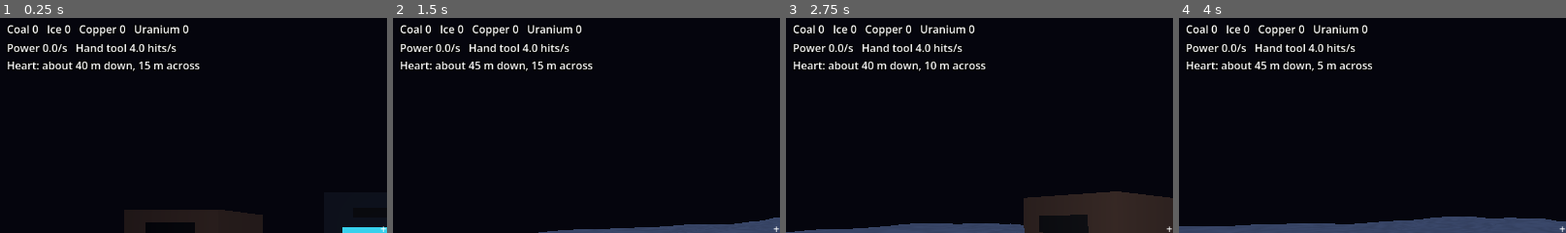
Above: before the commit, frames 1-4 (left to right).
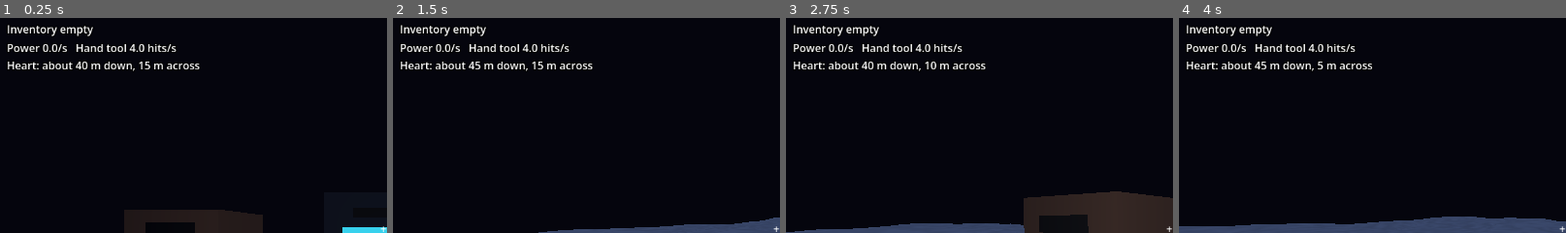
Above: after the commit, the same moments.

Repository: SneakKestrel16/Mininginc
Game: Godot game, scene res://src/main.tscn
Same seed, same stepped clock (60 frames per second), same inputs: the game is played once before the commit and once after it.
Inputs (mouse positions are % of the whole screen's width and height, from its top left):
- Up to frame 1 (0.25 s): no input
- Up to frame 2 (1.5 s): tap Enter at 0.5 s; move the mouse to (72, 44) at 0.52 s; hold D 0.53-1.28 s; tap E at 0.6 s; click (72, 44) at 0.67 s; tap Space at 0.77 s; move the mouse to (45, 50) at 1.27 s; hold W from 1.28 s (still down); tap Q at 1.35 s
- Up to frame 3 (2.75 s): keep holding W; tap Space at 1.52 s; move the mouse to (52, 48) at 2.02 s; tap F at 2.1 s
- Up to frame 4 (4 s): keep holding W; move the mouse to (49, 51) at 2.77 s; tap Ctrl at 2.85 s; click (49, 51) at 2.92 s; tap Space at 3.02, 3.77 s; move the mouse to (57, 51) at 3.52 s; tap L at 3.6 s
The pictures show only the part of the screen within x 1-50%, y 0-50%; the shares and areas given below are measured in that part.

The runs differ from the first frame. In frame 1, 1.1% of the frame differs, in the area x 2-49%, y 3-9%; in frame 2, 1.1%; in frame 3, 1.1%; in frame 4, 1.1%.

Commit message:
feat: story 031 iron, quartz and gold ores (heartwake/story-031)
Iron 0-80 m (7%), quartz 40-140 m (6%), gold from 100 m (2.5%, rarer
than uranium), each with its own colour; Sight shows them as it does any
ore. The HUD lists only what the player holds. Ore noise frequency 0.12 ->
0.1: with three more bands the deposits had shrunk below the lumpiness
check (49.7% of ore with the same ore beside it).

Diff:
--- a/data/ores.json
+++ b/data/ores.json
@@ -11,6 +11,9 @@
 		{ "id": "coal", "min_depth": 100, "max_depth": 1000000, "chance": 0.15 },
 		{ "id": "uranium", "min_depth": 100, "max_depth": 1000000, "chance": 0.06 },
 		{ "id": "ice", "min_depth": 100, "max_depth": 1000000, "chance": 0.075 },
-		{ "id": "copper", "min_depth": 100, "max_depth": 1000000, "chance": 0.05 }
+		{ "id": "copper", "min_depth": 100, "max_depth": 1000000, "chance": 0.05 },
+		{ "id": "iron", "min_depth": 0, "max_depth": 80, "chance": 0.07 },
+		{ "id": "quartz", "min_depth": 40, "max_depth": 140, "chance": 0.06 },
+		{ "id": "gold", "min_depth": 100, "max_depth": 1000000, "chance": 0.025 }
 	]
 }
--- a/data/world.json
+++ b/data/world.json
@@ -16,7 +16,7 @@
 	"heart_cavern_radius": 7.0,
 	"drill_build_copper": 3,
 	"surface_bumps": 1.5,
-	"ore_noise_frequency": 0.12,
+	"ore_noise_frequency": 0.1,
 	"bite_radius": 1.2,
 	"bite_cost": 2.0,
 	"base_min": [56, -4, 55],
--- a/src/ui/hud.gd
+++ b/src/ui/hud.gd
@@ -46,8 +46,9 @@
 	var ores := economy.mine.ores
 	var counts := PackedStringArray()
 	for id in ores:
-		counts.append("%s %d" % [id.capitalize(), ores[id]])
-	_inventory.text = "   ".join(counts)
+		if ores[id] > 0:
+			counts.append("%s %d" % [id.capitalize(), ores[id]])
+	_inventory.text = "   ".join(counts) if not counts.is_empty() else "Inventory empty"
 	_power.text = "Power %.1f/s   Hand tool %.1f hits/s" % [economy.power_per_second, player.hand_rate()]
 	if economy.resonance > 0:
 		_power.text += "   Resonance %d (+%d%% power)" % [economy.resonance,
--- a/src/world/blocks.gd
+++ b/src/world/blocks.gd
@@ -9,7 +9,8 @@
 const ROCK := 3
 
 ## Index is the block id. Ores follow the fixed types, in this order.
-const NAMES: Array[String] = ["air", "bedrock", "crust", "rock", "coal", "ice", "copper", "uranium"]
+const NAMES: Array[String] = ["air", "bedrock", "crust", "rock", "coal", "ice", "copper", "uranium", "iron", "quartz",
+		"gold"]
 
 const COLORS: Array[Color] = [
 	Color(0, 0, 0, 0),
@@ -20,6 +21,9 @@
 	Color(0.55, 0.85, 1.0),
 	Color(0.85, 0.45, 0.2),
 	Color(0.35, 0.95, 0.35),
+	Color(0.55, 0.25, 0.18),
+	Color(0.95, 0.88, 0.98),
+	Color(1.0, 0.8, 0.15),
 ]
 
 
--- a/tests/unit/heartwake/voxel_world_check.gd
+++ b/tests/unit/heartwake/voxel_world_check.gd
@@ -46,6 +46,9 @@
 			"coal near the top, no ice or copper there")
 	failures += _check(counts.has("ice@mid") and counts.has("copper@mid") and not counts.has("uranium@mid"), "ice and copper below 50 m")
 	failures += _check(counts.has("uranium@deep") and not counts.has("uranium@shallow"), "uranium from 100 m")
+	failures += _check(counts.has("iron@shallow") and counts.has("quartz@mid") and counts.has("gold@deep")
+			and not counts.has("gold@mid") and counts.get("gold@deep", 0) < counts.get("uranium@deep", 0),
+			"iron near the top, quartz in the middle, gold deep and rarer than uranium")
 	var coal_share: float = counts.get("coal@shallow", 0) / float(counts.get("coal@shallow", 0) + counts.get("rock@shallow", 0))
 	failures += _check(coal_share > 0.04 and coal_share < 0.13, "coal is about 8%% of shallow rock (%.3f)" % coal_share)
 	failures += _check(lumpy > total / 2, "ore comes in deposits: most ore has the same ore beside it (%d of %d)" % [lumpy, total])
Not shown, changed: production/epics/heartwake/story-031-new-ores.md
